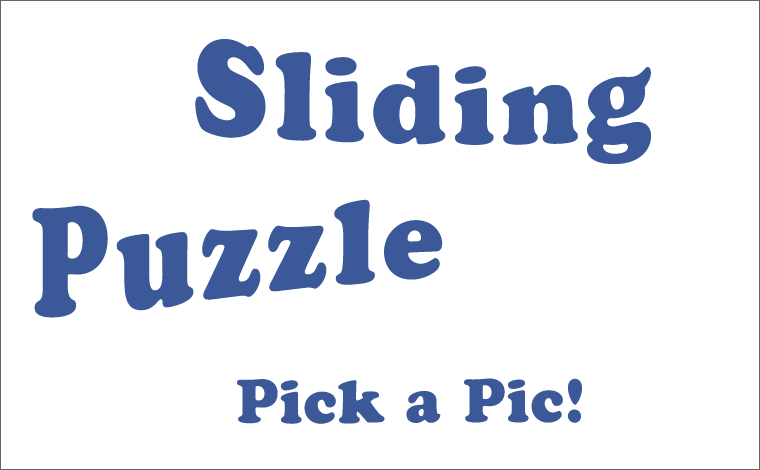
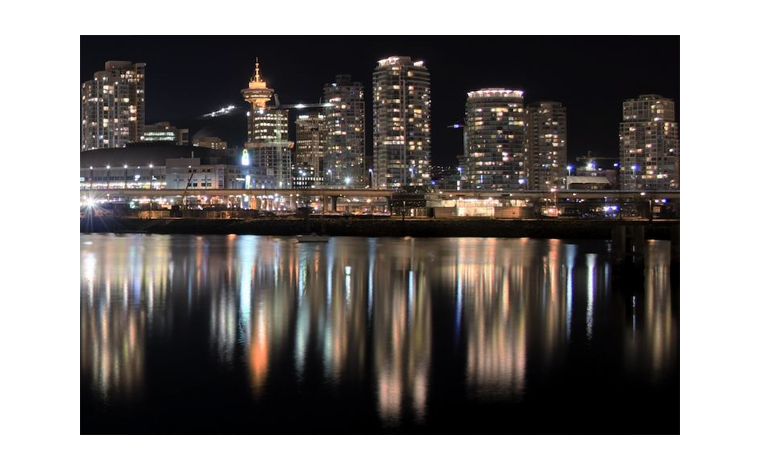
Two versions of the same layered image (760 × 470). Layer-by-layer changes:
added group "level 3" with 2 layers above "level 2" over [80,35,680,435]
added layer "main board" (1st of 3, in "level 3") in group "level 3" over [80,35,680,435]
showed group "level 2" (2 layers), moved it above "level 1" over [130,35,680,435]
renamed "level 2 thumb" to "main board", showed it, moved it above "medium", painted on it over [130,35,630,435]
showed group "level 1" (2 layers) over [36,35,580,435]
renamed "level 1 thumb" to "main board", showed it, moved it above "easy", painted on it over [119,35,580,435]
hid "screen title" over [237,378,582,424]
hid "main title" over [32,39,651,318]
hid group "background" (2 layers) over [0,0,760,470]
